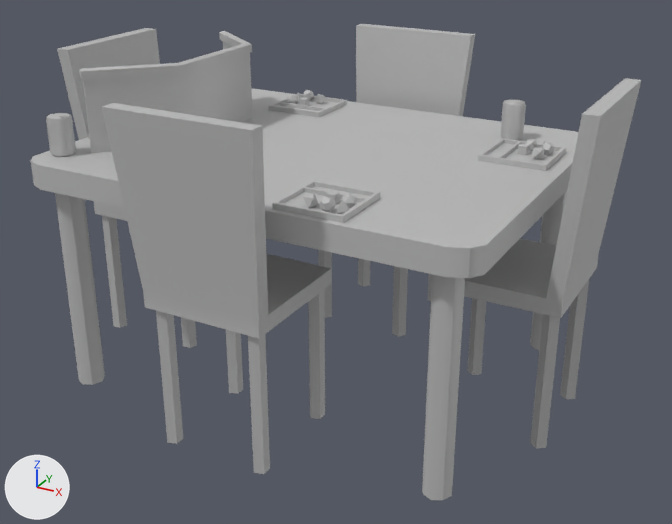
What one commit did to the FBX model FridgeEntertainmentGame/Assets/Assets/SM_DnDTable.fbx.
Before and after are seen from a 50 mm lens placed at (1.56, -2.75, 1.23), pointed at (0.06, -0.03, -0.13). Arrows for +X, +Y and +Z are at lower left; the lights stay in place. Where no turn or scale is listed for an object, it has been applied to the vertices.

The first picture shows 'SM_BreakChair1', 'SM_BreakChair2', 'SM_BreakChair3', 'SM_BreakChair4', 'SM_BreakTable', 'SM_Can1', 'SM_Can2', 'SM_DiceTray1', 'SM_DiceTray2', 'SM_DiceTray3', 'pCube1'.
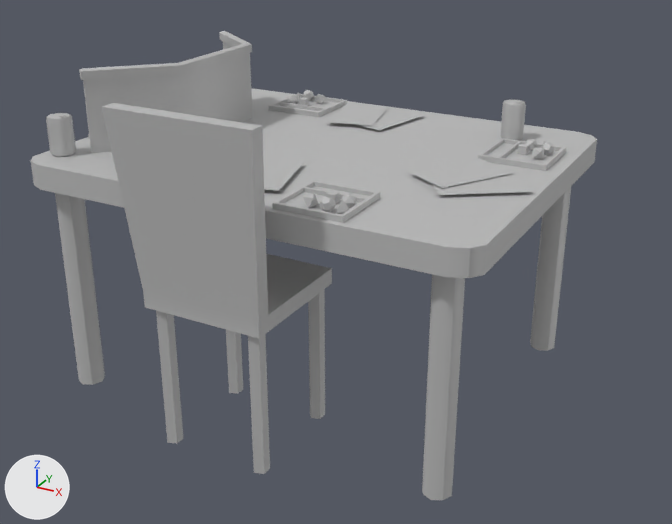
The newer file is also turned or shifted as a whole; pictures and numbers use the older file's frame.

Changed parts and their boxes [x1, y1, x2, y2] in the pictures (672 x 524 px):
'SM_BreakChair1', deleted: before [430, 78, 641, 449]
'SM_BreakChair3', deleted: before [319, 24, 475, 337]
'SM_BreakChair2', deleted: before [57, 28, 197, 348]
'SM_Sheets', added: after [263, 104, 533, 195]

Patch to the scene script:
```diff
--- a/FridgeEntertainmentGame/Assets/Assets/SM_DnDTable.fbx.py
+++ b/FridgeEntertainmentGame/Assets/Assets/SM_DnDTable.fbx.py
@@ me_mesh_009_1 @@
+me_mesh_009_1.from_pydata(...)  # 24 vertices, 6 faces; spans x -0.51..0.51, y -0.568..0.568, z 0.008..0.012
+me_mesh_009_1.materials.append(mat_lambert1)  # grey #bcbcbc
@@ ob_sm_breakchair3 @@
-ob_sm_breakchair3 = bpy.data.objects.new('SM_BreakChair3', me_mesh_001)
-ob_sm_breakchair3.location = (-0.015, 0.553, 0.001)
@@ ob_sm_breakchair1 @@
-ob_sm_breakchair1 = bpy.data.objects.new('SM_BreakChair1', me_mesh_003)
-ob_sm_breakchair1.location = (0.748, 0.029, 0.001)
@@ ob_sm_breakchair2 @@
-ob_sm_breakchair2 = bpy.data.objects.new('SM_BreakChair2', me_mesh_002)
-ob_sm_breakchair2.location = (-0.748, 0.029, 0.001)
@@ ob_sm_sheets @@
+ob_sm_sheets = bpy.data.objects.new('SM_Sheets', me_mesh_009_1)
+ob_sm_sheets.location = (0.29, 0.015, 0.287)
```
